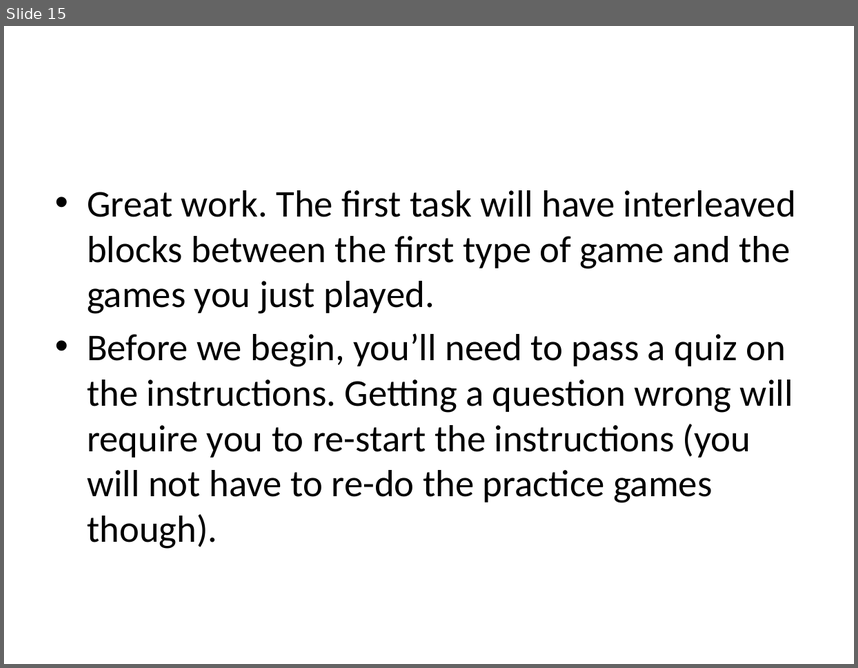
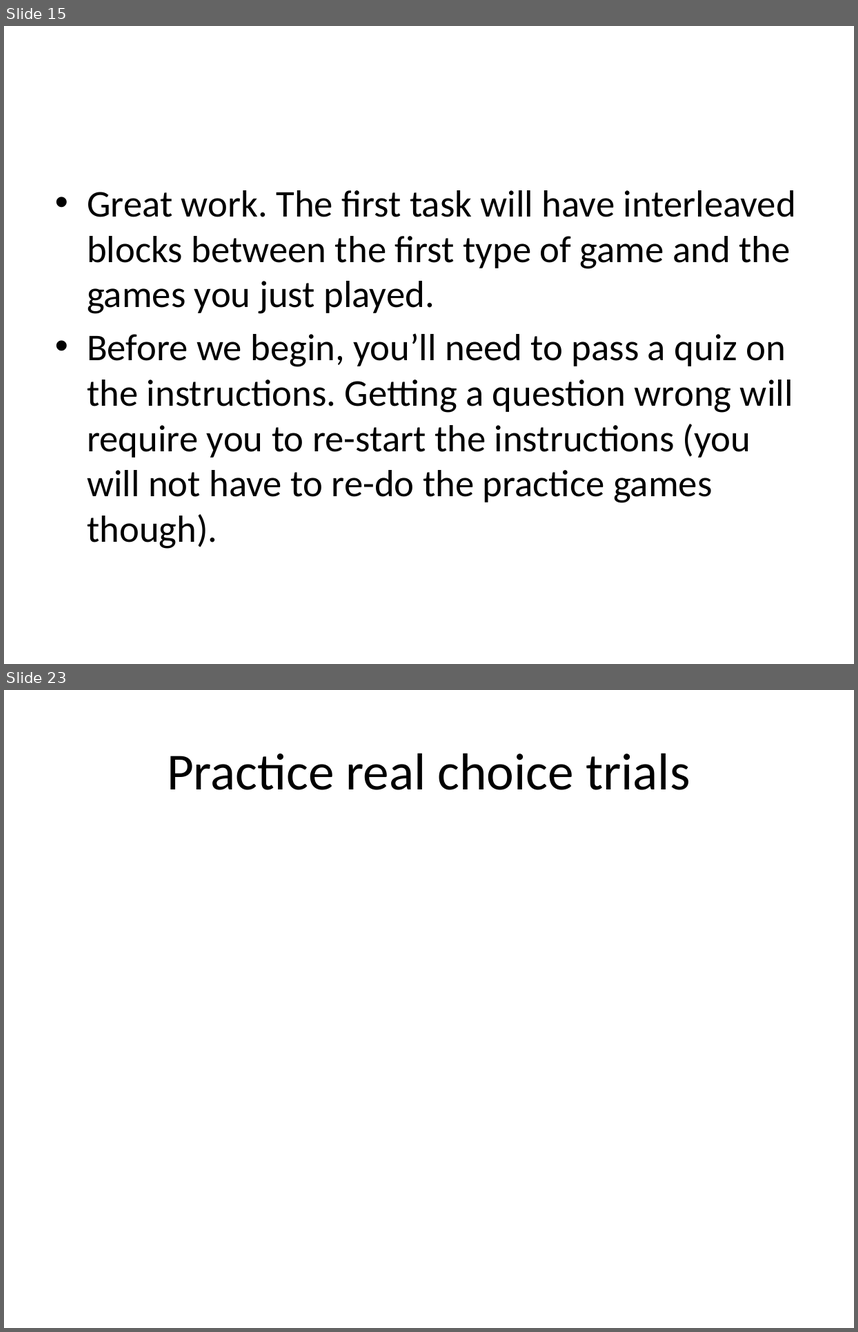
Before and after one commit to evanrussek/uws_jsp, a slide deck: Stimuli/uws_instr_slides.pptx. Shown one above the other, each under a label of ours: slide 15 before the commit, slides 15 and 23 after it; the slides between them are not shown. The pictures are 858x668 and 858x1332 pixels, drawn with LibreOffice and Linux fonts; fonts in the diff are those of the drawing. Boxes give left, top, right and bottom in pixels: in the first picture for what was removed or moved away, otherwise in the second. Text is boxed around its words. In the diff, an @@ line names an element or a change of style, - is before the commit and + after.

```diff
--- a/Stimuli/uws_instr_slides.pptx
+++ b/Stimuli/uws_instr_slides.pptx
@@ slide 23 added at box(4, 690, 854, 1328), background #FFFFFF @@
@@ title added at box(167, 753, 690, 790), 44 pt, text #000000 @@
+Practice real choice trials
```
Also in this commit, not shown: 8 other slides added, 10 other files.
